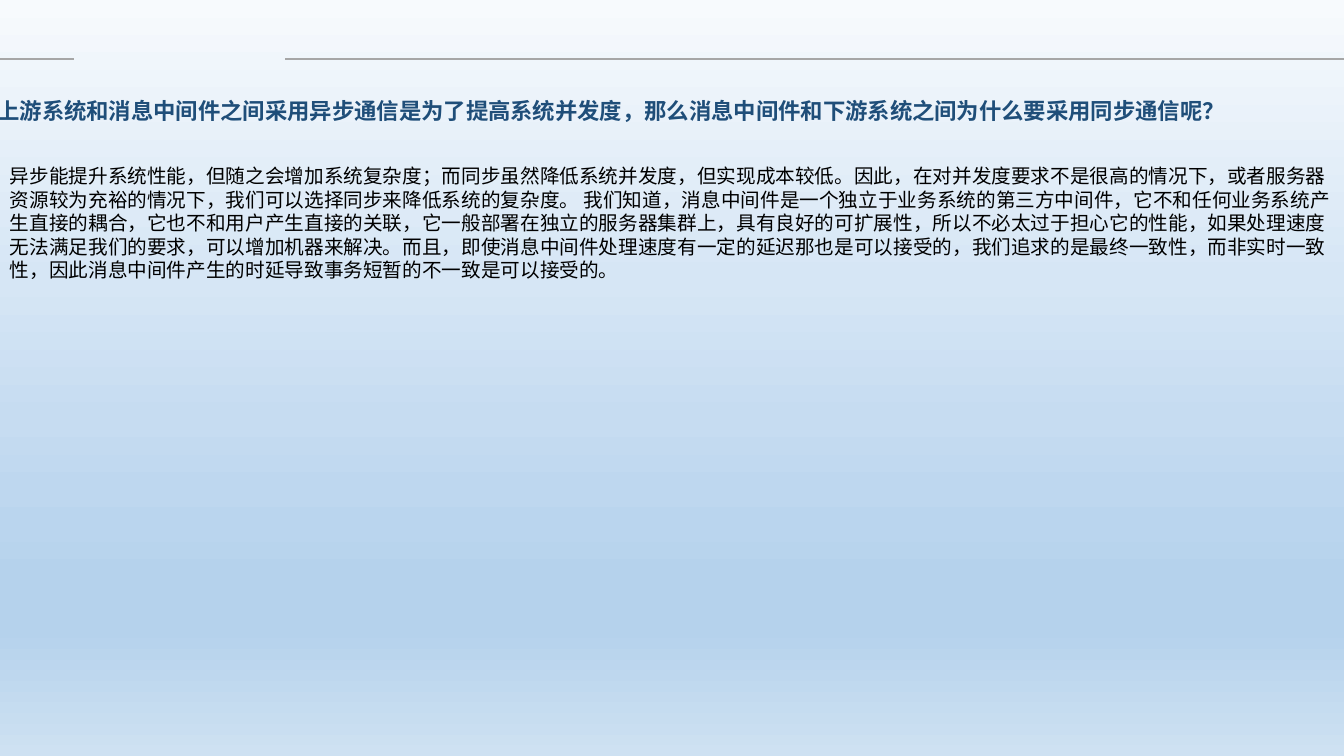
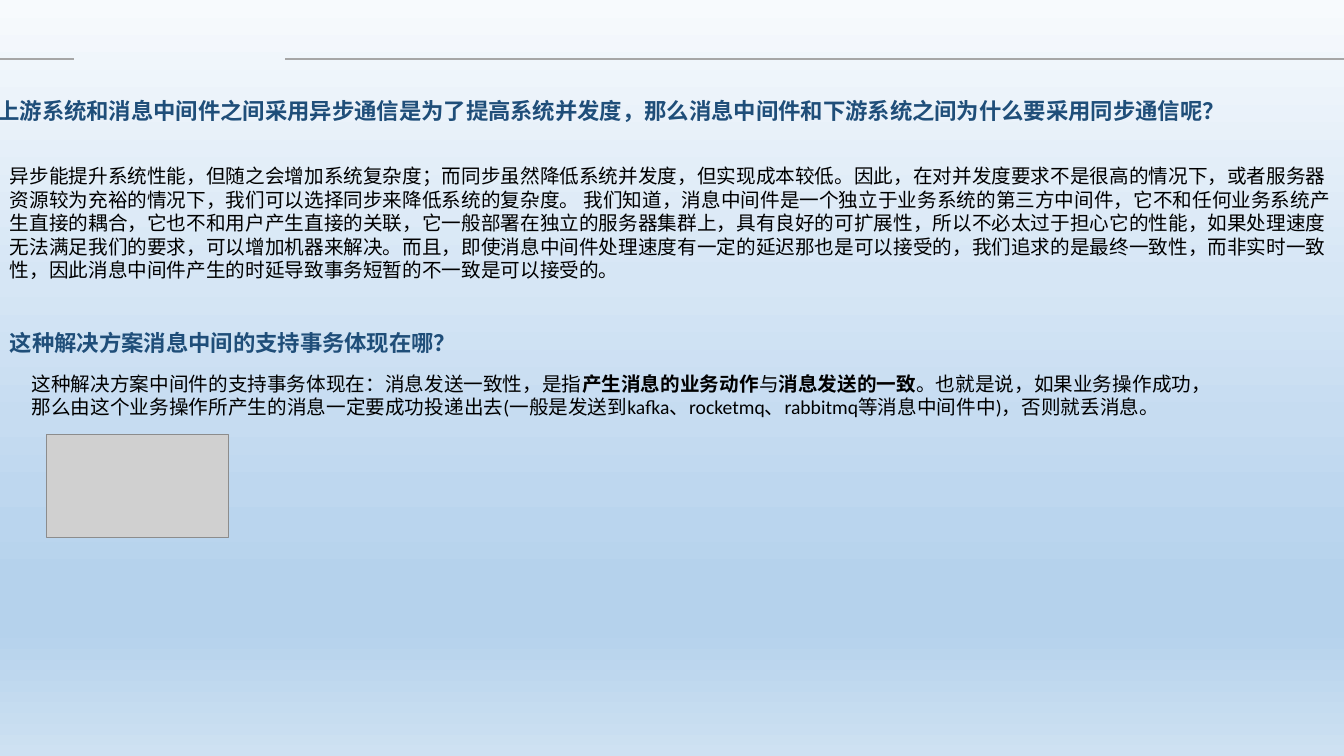
Before and after one commit to Heffie199/zhao_Note, a slide deck: slide 8 of 分布式事务的解决方案 .pptx. Drawn at 1344x756 pixels with LibreOffice and Linux fonts; fonts in the diff are those of the drawing; grey boxes stand for pictures; background and template pictures are left out. Boxes give left, top, right and bottom in pixels: in the first picture for what was removed or moved away, otherwise in the second. Text is boxed around its words. In the diff, an @@ line names an element or a change of style, - is before the commit and + after.

```diff
--- a/分布式事务的解决方案 .pptx
+++ b/分布式事务的解决方案 .pptx
@@ text added at bbox=[10, 332, 456, 353], 16 pt, text #1F4E79, bold @@
+这种解决方案消息中间的支持事务体现在哪？
@@ text added at bbox=[32, 374, 1211, 417], 14 pt, text #000000 @@
+这种解决方案中间件的支持事务体现在：消息发送一致性，是指产生消息的业务动作与消息发送的一致。也就是说，如果业务操作成功，那么由这个业务操作所产生的消息一定要成功投递出去(一般是发送到kafka、rocketmq、rabbitmq等消息中间件中)，否则就丢消息。
@@ picture added at bbox=[47, 435, 229, 537] @@
```
Also in this commit, not shown: 3 other slides changed, 3 slides added, 3 slides removed.
